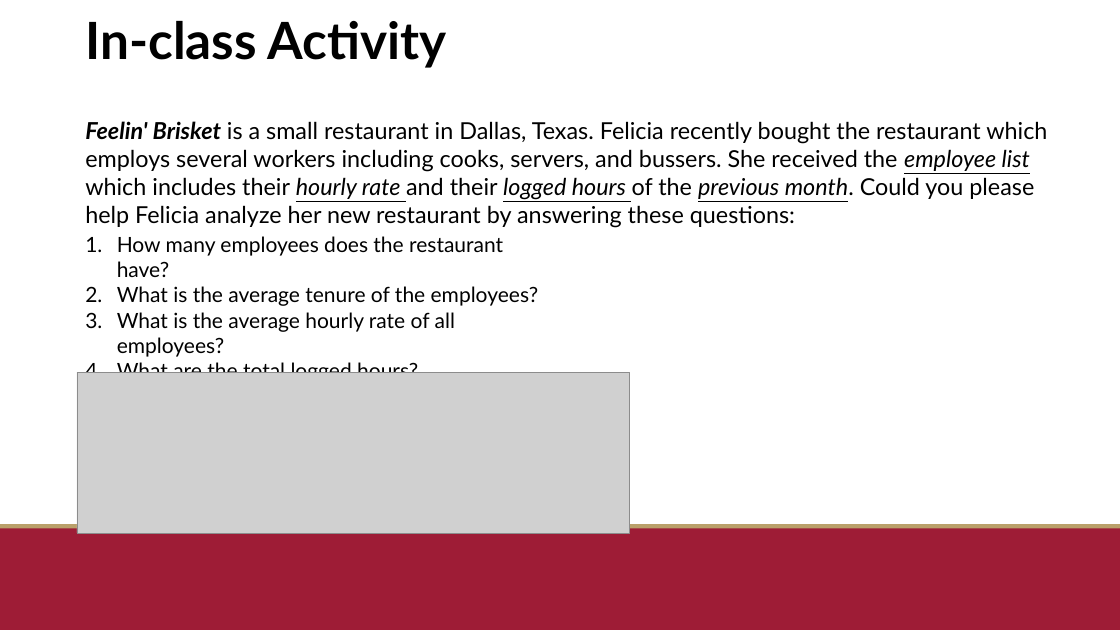
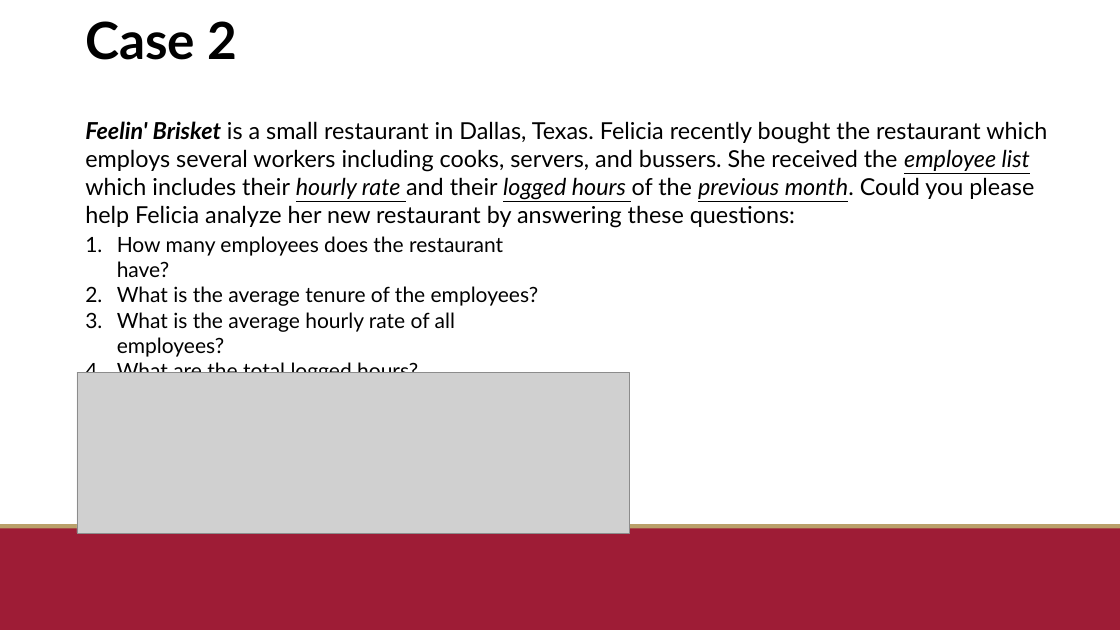
Before and after one commit to c-kevin-kusuma/byuh, a slide deck: slide 9 of BUSM 180 - Kevin Kusuma.pptx (slide 5 before the commit). Drawn at 1120x630 pixels with LibreOffice and Linux fonts; fonts in the diff are those of the drawing; grey boxes stand for pictures; background and template pictures are left out. Boxes give left, top, right and bottom in pixels: in the first picture for what was removed or moved away, otherwise in the second. Text is boxed around its words. In the diff, an @@ line names an element or a change of style, - is before the commit and + after.

```diff
--- a/BUSM 180 - Kevin Kusuma.pptx
+++ b/BUSM 180 - Kevin Kusuma.pptx
@@ title at [85,21,238,60]: text changed @@
-In-class Activity
+Case 2
```
Also in this commit, not shown: 1 other slide changed, 6 slides added, 1 slide removed.
